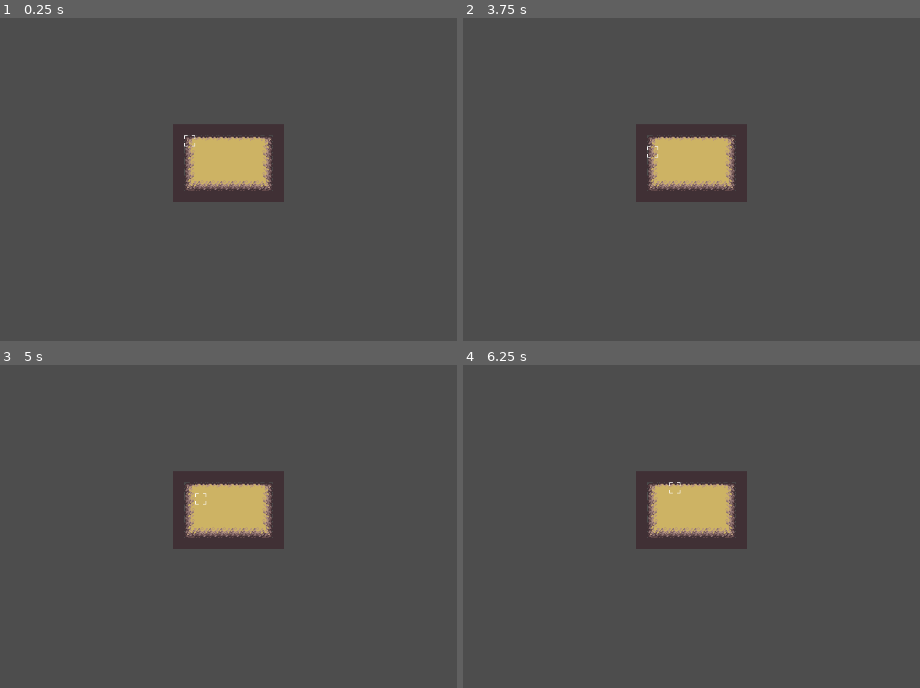
Above: before the commit, frames 1-4 (two rows, left to right).
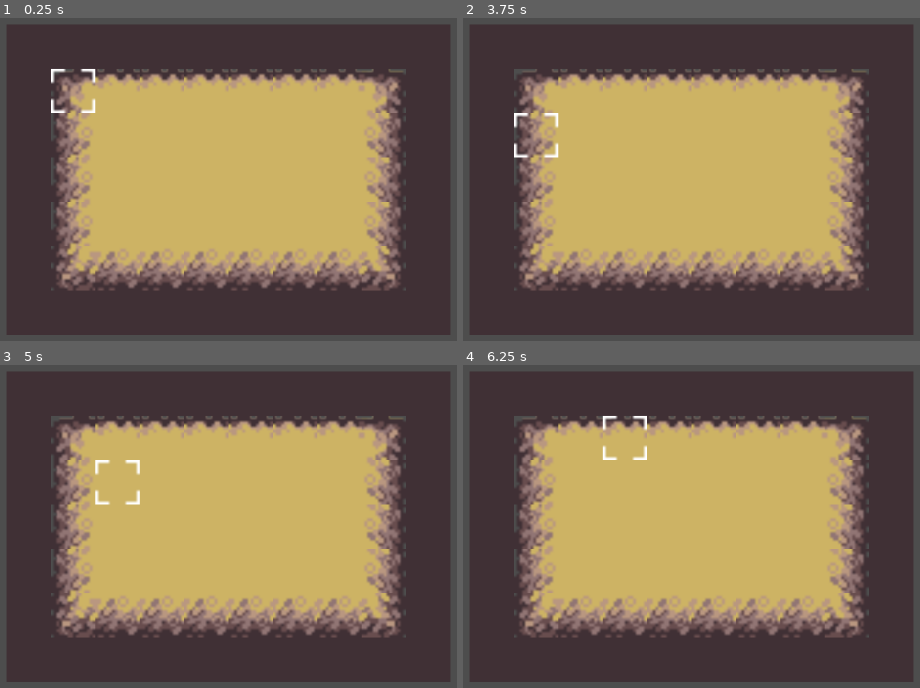
Above: after the commit, the same moments.

Repository: JonasBachmeier-UNI/GameEngineering
Game: Godot game, scene res://test.tscn
The game is run twice, just before and just after one commit, with the same random seed, the same clock (stepped at 60 frames per second) and the same inputs.
Inputs:
- Up to frame 1 (0.25 s): no input
- Up to frame 2 (3.75 s): tap Enter at 0.5, 2, 3.5 s; hold Up (ui_up) 0.53-2.03 s; tap Space (ui_select) at 0.77, 1.25, 1.52, 2.75, 3.02 s; hold Left (ui_left) 2.03-3.53 s; hold Down (ui_down) from 3.53 s (still down)
- Up to frame 3 (5 s): tap Space (ui_select) at 3.77, 4.25, 4.52 s; release Down (ui_down) at 4.28 s; hold Right (ui_right) from 4.28 s (still down)
- Up to frame 4 (6.25 s): release Right (ui_right) at 5.03 s; hold Up (ui_up) 5.03-5.78 s; hold Right (ui_right) from 5.78 s (still down); tap Space (ui_select) at 6.02 s

The runs differ from the first frame. In frame 1, 87% of the frame differs, in the area x 1-99%, y 2-99%; in frame 2, 87%; in frame 3, 87%; in frame 4, 87%.

Commit message:
nicht erreichbare Felder ohne Gegner werden ausgeschalten

Diff:
--- a/nohonoramongthieves/cursor.gd
+++ b/nohonoramongthieves/cursor.gd
@@ -162,7 +162,12 @@
 		can_select_target = true
 		print("Feld erreichbar")
 		return
-	if test_attack.has(pos_vec):
+
+	if hovered == null:
+		print("nicht erreichbar / angreifbar")
+		return
+
+	if test_attack.has(pos_vec) and hovered.isEnemy:
 		## Unit geht neben das Feld und greift an und reset bools / selected units
 		can_select_enemy = true
 		print("Feld angreifbar")
--- a/nohonoramongthieves/test.tscn
+++ b/nohonoramongthieves/test.tscn
@@ -96,6 +96,7 @@
 [node name="Test" type="Node2D"]
 
 [node name="Camera2D" type="Camera2D" parent="."]
+zoom = Vector2(4, 4)
 
 [node name="GameBoard" type="Node" parent="." node_paths=PackedStringArray("tml")]
 script = ExtResource("1_pdsm0")
@@ -119,7 +120,7 @@
 
 [node name="Cursor" type="AnimatedSprite2D" parent="GameBoard"]
 sprite_frames = SubResource("SpriteFrames_kfbps")
-frame_progress = 0.128621
+frame_progress = 0.931815
 script = ExtResource("6_qbh61")
 
 [connection signal="matrix_ready" from="GameBoard" to="GameBoard/Units/Unit" method="_on_game_board_matrix_ready"]
